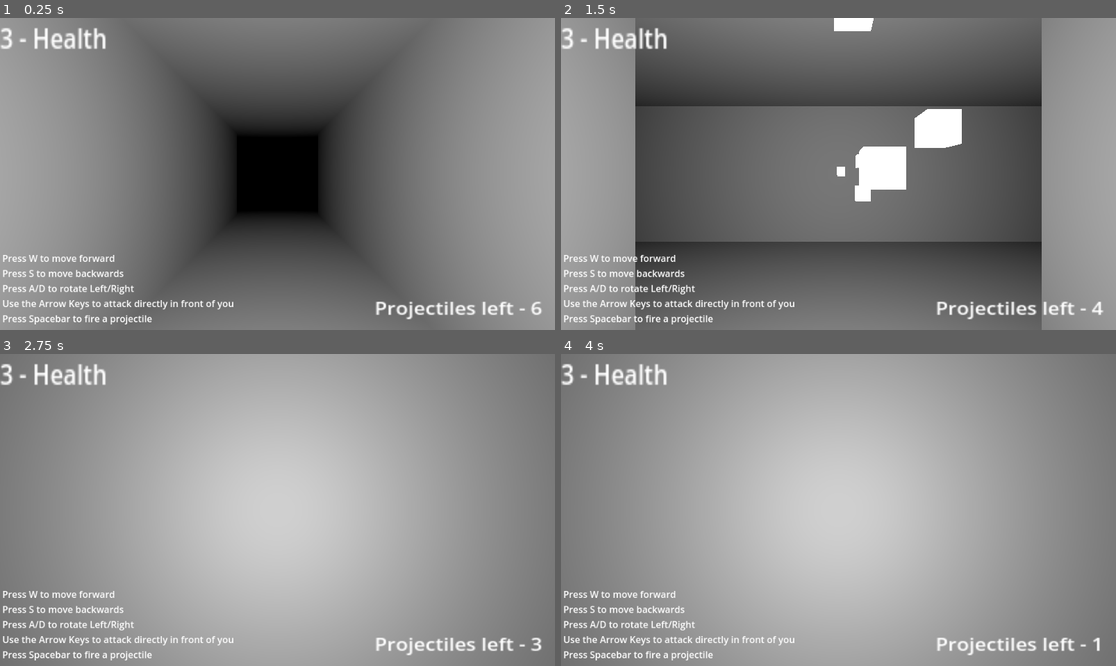
Above: before the commit, frames 1-4 (two rows, left to right).
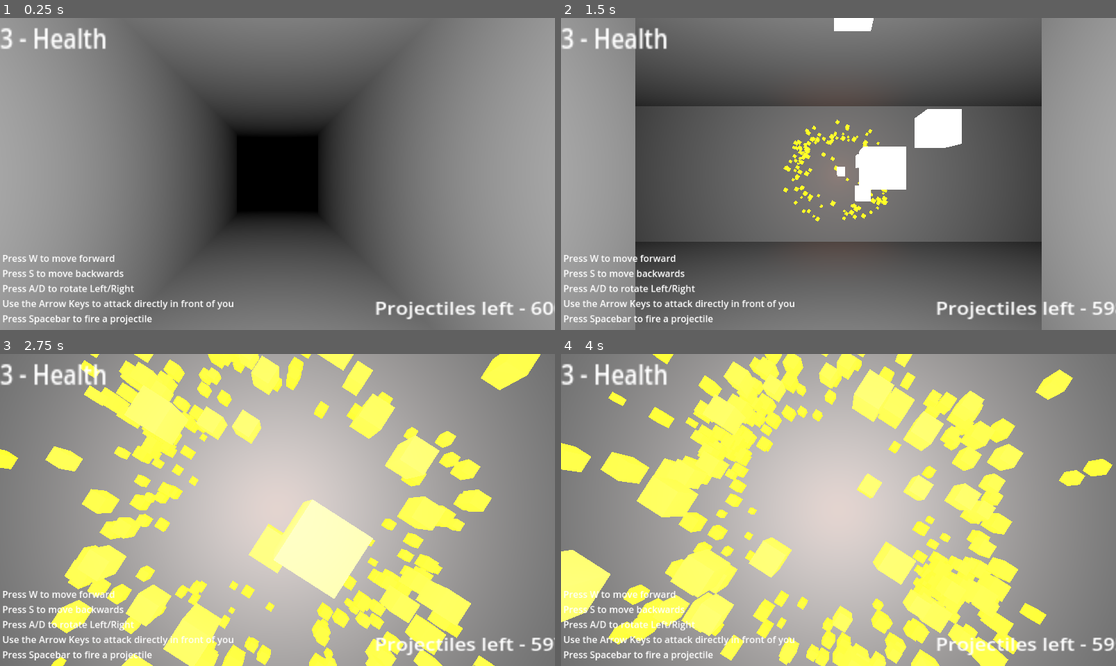
Above: after the commit, the same moments.

Repository: kyle-stevens/fp-dungeon-crawler
Game: Godot game, scene res://demo_map.tscn
Same seed, same stepped clock (60 frames per second), same inputs: the game is played once before the commit and once after it. The engine's default icon, where the game draws it, is replaced by a stand-in: a white triangle on a blue panel in a dark square.
Inputs:
- Up to frame 1 (0.25 s): no input
- Up to frame 2 (1.5 s): tap W (walk) at 0.5, 1.25 s; hold Right (attack_right) 0.53-1.28 s; tap Space (fire) at 0.6, 1.35 s; hold Down (attack_down) from 1.28 s (still down)
- Up to frame 3 (2.75 s): tap W (walk) at 2 s; release Down (attack_down) at 2.03 s; hold Right (attack_right) from 2.03 s (still down); tap Enter (interact) at 2.1 s; tap Space (fire) at 2.3 s
- Up to frame 4 (4 s): tap W (walk) at 2.75, 2.85, 3.5 s; release Right (attack_right) at 2.78 s; hold Up (attack_up) 2.78-3.53 s; tap Space (fire) at 3.05, 3.6 s; hold Left (attack_left) from 3.53 s (still down)

The runs differ from the first frame. In frame 1, less than 0.1% of the frame differs, in the area x 97-100%, y 90-96%; in frame 2, 0.8%; in frame 3, 26%; in frame 4, 29%, in the area x 0-100%, y 0-100%.

Commit message:
RC Godot 4 updates to fix some bugs.

Diff:
--- a/MainMenu.gd
+++ b/MainMenu.gd
@@ -12,7 +12,7 @@
 
 
 func _on_start_game_button_pressed():
-	pass # Replace with function body.
+	get_tree().change_scene_to_file("res://demo_map.tscn")
 
 
 func _on_load_game_button_pressed():
@@ -24,4 +24,4 @@
 
 
 func _on_quit_button_pressed():
-	pass # Replace with function body.
+	self.queue_free() # not working quite right, closes scene, but leaves game executable open
--- a/explorer.gd
+++ b/explorer.gd
@@ -21,7 +21,7 @@
 var shield
 var shoulders
 var health : int = 3
-var ammunition : int = 6
+var ammunition : int = 600
 
 # Called when the node enters the scene tree for the first time.
 func _ready():
--- a/explosion.gd
+++ b/explosion.gd
@@ -4,6 +4,7 @@
 # Called when the node enters the scene tree for the first time.
 func _ready():
 	pass # Replace with function body.
+	print("explosion")
 
 
 # Called every frame. 'delta' is the elapsed time since the previous frame.
--- a/main_menu.tscn
+++ b/main_menu.tscn
@@ -7,39 +7,36 @@
 anchors_preset = 15
 anchor_right = 1.0
 anchor_bottom = 1.0
+grow_horizontal = 2
+grow_vertical = 2
 script = ExtResource("1_sd54b")
 
 [node name="ColorRect" type="ColorRect" parent="."]
+layout_mode = 0
 offset_right = 1920.0
 offset_bottom = 1080.0
 
 [node name="VBoxContainer" type="VBoxContainer" parent="."]
+layout_mode = 0
 offset_left = 20.0
 offset_top = 20.0
 offset_right = 116.0
 offset_bottom = 156.0
 
 [node name="StartGameButton" type="Button" parent="VBoxContainer"]
-offset_right = 96.0
-offset_bottom = 31.0
+layout_mode = 2
 text = "Start Game"
 
 [node name="LoadGameButton" type="Button" parent="VBoxContainer"]
-offset_top = 35.0
-offset_right = 96.0
-offset_bottom = 66.0
+layout_mode = 2
 text = "Load Game"
 
 [node name="SettingsButton" type="Button" parent="VBoxContainer"]
-offset_top = 70.0
-offset_right = 96.0
-offset_bottom = 101.0
+layout_mode = 2
 text = "Settings"
 
 [node name="QuitButton" type="Button" parent="VBoxContainer"]
-offset_top = 105.0
-offset_right = 96.0
-offset_bottom = 136.0
+layout_mode = 2
 text = "Quit Game"
 
 [connection signal="pressed" from="VBoxContainer/StartGameButton" to="." method="_on_start_game_button_pressed"]
--- a/project.godot
+++ b/project.godot
@@ -31,12 +31,12 @@
 
 turn_left={
 "deadzone": 0.5,
-"events": [Object(InputEventKey,"resource_local_to_scene":false,"resource_name":"","device":0,"window_id":0,"alt_pressed":false,"shift_pressed":false,"ctrl_pressed":false,"meta_pressed":false,"pressed":false,"keycode":0,"physical_keycode":65,"unicode":0,"echo":false,"script":null)
+"events": [Object(InputEventKey,"resource_local_to_scene":false,"resource_name":"","device":0,"window_id":0,"alt_pressed":false,"shift_pressed":false,"ctrl_pressed":false,"meta_pressed":false,"pressed":false,"keycode":0,"physical_keycode":65,"key_label":0,"unicode":0,"echo":false,"script":null)
 ]
 }
 turn_right={
 "deadzone": 0.5,
-"events": [Object(InputEventKey,"resource_local_to_scene":false,"resource_name":"","device":0,"window_id":0,"alt_pressed":false,"shift_pressed":false,"ctrl_pressed":false,"meta_pressed":false,"pressed":false,"keycode":0,"physical_keycode":68,"unicode":0,"echo":false,"script":null)
+"events": [Object(InputEventKey,"resource_local_to_scene":false,"resource_name":"","device":0,"window_id":0,"alt_pressed":false,"shift_pressed":false,"ctrl_pressed":false,"meta_pressed":false,"pressed":false,"keycode":0,"physical_keycode":68,"key_label":0,"unicode":0,"echo":false,"script":null)
 ]
 }
 turn_180={
@@ -45,62 +45,62 @@
 }
 walk={
 "deadzone": 0.5,
-"events": [Object(InputEventKey,"resource_local_to_scene":false,"resource_name":"","device":0,"window_id":0,"alt_pressed":false,"shift_pressed":false,"ctrl_pressed":false,"meta_pressed":false,"pressed":false,"keycode":0,"physical_keycode":87,"unicode":0,"echo":false,"script":null)
+"events": [Object(InputEventKey,"resource_local_to_scene":false,"resource_name":"","device":0,"window_id":0,"alt_pressed":false,"shift_pressed":false,"ctrl_pressed":false,"meta_pressed":false,"pressed":false,"keycode":0,"physical_keycode":87,"key_label":0,"unicode":0,"echo":false,"script":null)
 ]
 }
 run={
 "deadzone": 0.5,
-"events": [Object(InputEventKey,"resource_local_to_scene":false,"resource_name":"","device":0,"window_id":0,"alt_pressed":false,"shift_pressed":true,"ctrl_pressed":false,"meta_pressed":false,"pressed":false,"keycode":0,"physical_keycode":87,"unicode":0,"echo":false,"script":null)
+"events": [Object(InputEventKey,"resource_local_to_scene":false,"resource_name":"","device":0,"window_id":0,"alt_pressed":false,"shift_pressed":true,"ctrl_pressed":false,"meta_pressed":false,"pressed":false,"keycode":0,"physical_keycode":87,"key_label":0,"unicode":0,"echo":false,"script":null)
 ]
 }
 fire={
 "deadzone": 0.5,
-"events": [Object(InputEventKey,"resource_local_to_scene":false,"resource_name":"","device":0,"window_id":0,"alt_pressed":false,"shift_pressed":false,"ctrl_pressed":false,"meta_pressed":false,"pressed":false,"keycode":0,"physical_keycode":32,"unicode":0,"echo":false,"script":null)
+"events": [Object(InputEventKey,"resource_local_to_scene":false,"resource_name":"","device":0,"window_id":0,"alt_pressed":false,"shift_pressed":false,"ctrl_pressed":false,"meta_pressed":false,"pressed":false,"keycode":0,"physical_keycode":32,"key_label":0,"unicode":0,"echo":false,"script":null)
 ]
 }
 toggle_light={
 "deadzone": 0.5,
-"events": [Object(InputEventKey,"resource_local_to_scene":false,"resource_name":"","device":0,"window_id":0,"alt_pressed":false,"shift_pressed":false,"ctrl_pressed":false,"meta_pressed":false,"pressed":false,"keycode":0,"physical_keycode":70,"unicode":0,"echo":false,"script":null)
+"events": [Object(InputEventKey,"resource_local_to_scene":false,"resource_name":"","device":0,"window_id":0,"alt_pressed":false,"shift_pressed":false,"ctrl_pressed":false,"meta_pressed":false,"pressed":false,"keycode":0,"physical_keycode":70,"key_label":0,"unicode":0,"echo":false,"script":null)
 ]
 }
 attack_up={
 "deadzone": 0.5,
-"events": [Object(InputEventKey,"resource_local_to_scene":false,"resource_name":"","device":0,"window_id":0,"alt_pressed":false,"shift_pressed":false,"ctrl_pressed":false,"meta_pressed":false,"pressed":false,"keycode":0,"physical_keycode":4194320,"unicode":0,"echo":false,"script":null)
+"events": [Object(InputEventKey,"resource_local_to_scene":false,"resource_name":"","device":0,"window_id":0,"alt_pressed":false,"shift_pressed":false,"ctrl_pressed":false,"meta_pressed":false,"pressed":false,"keycode":0,"physical_keycode":4194320,"key_label":0,"unicode":0,"echo":false,"script":null)
 ]
 }
 attack_left={
 "deadzone": 0.5,
-"events": [Object(InputEventKey,"resource_local_to_scene":false,"resource_name":"","device":0,"window_id":0,"alt_pressed":false,"shift_pressed":false,"ctrl_pressed":false,"meta_pressed":false,"pressed":false,"keycode":0,"physical_keycode":4194319,"unicode":0,"echo":false,"script":null)
+"events": [Object(InputEventKey,"resource_local_to_scene":false,"resource_name":"","device":0,"window_id":0,"alt_pressed":false,"shift_pressed":false,"ctrl_pressed":false,"meta_pressed":false,"pressed":false,"keycode":0,"physical_keycode":4194319,"key_label":0,"unicode":0,"echo":false,"script":null)
 ]
 }
 attack_right={
 "deadzone": 0.5,
-"events": [Object(InputEventKey,"resource_local_to_scene":false,"resource_name":"","device":0,"window_id":0,"alt_pressed":false,"shift_pressed":false,"ctrl_pressed":false,"meta_pressed":false,"pressed":false,"keycode":0,"physical_keycode":4194321,"unicode":0,"echo":false,"script":null)
+"events": [Object(InputEventKey,"resource_local_to_scene":false,"resource_name":"","device":0,"window_id":0,"alt_pressed":false,"shift_pressed":false,"ctrl_pressed":false,"meta_pressed":false,"pressed":false,"keycode":0,"physical_keycode":4194321,"key_label":0,"unicode":0,"echo":false,"script":null)
 ]
 }
 attack_down={
 "deadzone": 0.5,
-"events": [Object(InputEventKey,"resource_local_to_scene":false,"resource_name":"","device":0,"window_id":0,"alt_pressed":false,"shift_pressed":false,"ctrl_pressed":false,"meta_pressed":false,"pressed":false,"keycode":0,"physical_keycode":4194322,"unicode":0,"echo":false,"script":null)
+"events": [Object(InputEventKey,"resource_local_to_scene":false,"resource_name":"","device":0,"window_id":0,"alt_pressed":false,"shift_pressed":false,"ctrl_pressed":false,"meta_pressed":false,"pressed":false,"keycode":0,"physical_keycode":4194322,"key_label":0,"unicode":0,"echo":false,"script":null)
 ]
 }
 interact={
 "deadzone": 0.5,
-"events": [Object(InputEventKey,"resource_local_to_scene":false,"resource_name":"","device":0,"window_id":0,"alt_pressed":false,"shift_pressed":false,"ctrl_pressed":false,"meta_pressed":false,"pressed":false,"keycode":0,"physical_keycode":4194309,"unicode":0,"echo":false,"script":null)
+"events": [Object(InputEventKey,"resource_local_to_scene":false,"resource_name":"","device":0,"window_id":0,"alt_pressed":false,"shift_pressed":false,"ctrl_pressed":false,"meta_pressed":false,"pressed":false,"keycode":0,"physical_keycode":4194309,"key_label":0,"unicode":0,"echo":false,"script":null)
 ]
 }
 strafe_left={
 "deadzone": 0.5,
-"events": [Object(InputEventKey,"resource_local_to_scene":false,"resource_name":"","device":0,"window_id":0,"alt_pressed":false,"shift_pressed":false,"ctrl_pressed":false,"meta_pressed":false,"pressed":false,"keycode":0,"physical_keycode":81,"unicode":0,"echo":false,"script":null)
+"events": [Object(InputEventKey,"resource_local_to_scene":false,"resource_name":"","device":0,"window_id":0,"alt_pressed":false,"shift_pressed":false,"ctrl_pressed":false,"meta_pressed":false,"pressed":false,"keycode":0,"physical_keycode":81,"key_label":0,"unicode":0,"echo":false,"script":null)
 ]
 }
 strafe_right={
 "deadzone": 0.5,
-"events": [Object(InputEventKey,"resource_local_to_scene":false,"resource_name":"","device":0,"window_id":0,"alt_pressed":false,"shift_pressed":false,"ctrl_pressed":false,"meta_pressed":false,"pressed":false,"keycode":0,"physical_keycode":69,"unicode":0,"echo":false,"script":null)
+"events": [Object(InputEventKey,"resource_local_to_scene":false,"resource_name":"","device":0,"window_id":0,"alt_pressed":false,"shift_pressed":false,"ctrl_pressed":false,"meta_pressed":false,"pressed":false,"keycode":0,"physical_keycode":69,"key_label":0,"unicode":0,"echo":false,"script":null)
 ]
 }
 walk_back={
 "deadzone": 0.5,
-"events": [Object(InputEventKey,"resource_local_to_scene":false,"resource_name":"","device":0,"window_id":0,"alt_pressed":false,"shift_pressed":false,"ctrl_pressed":false,"meta_pressed":false,"pressed":false,"keycode":0,"physical_keycode":83,"unicode":0,"echo":false,"script":null)
+"events": [Object(InputEventKey,"resource_local_to_scene":false,"resource_name":"","device":0,"window_id":0,"alt_pressed":false,"shift_pressed":false,"ctrl_pressed":false,"meta_pressed":false,"pressed":false,"keycode":0,"physical_keycode":83,"key_label":0,"unicode":0,"echo":false,"script":null)
 ]
 }
 
--- a/shot.gd
+++ b/shot.gd
@@ -17,6 +17,11 @@
 
 func _on_body_entered(body):
 	if body != self.shooter:
+		var explosion = preload("res://explosion.tscn").instantiate()
+		explosion.emitting = true
+		explosion.position = self.position
+		explosion.rotation = self.basis.z
+		get_tree().root.add_child(explosion)
 		if body.type == Globals.EntityType.ENEMY:
 	#		print("Hit Enemy")
 			body.attacked("shot")
@@ -30,10 +35,10 @@
 			queue_free()
 
 
-func _on_tree_exiting():
-	print("exiting tree")
-	var explosion = preload("res://explosion.tscn").instantiate()
-	explosion.emitting = true
-	explosion.position = self.position
-	explosion.rotation = self.basis.z
-	get_tree().root.add_child(explosion)
+#func _on_tree_exiting(): # stopped working in release candidate for some reason
+#	print("exiting tree")
+#	var explosion = preload("res://explosion.tscn").instantiate()
+#	explosion.emitting = true
+#	explosion.position = self.position
+#	explosion.rotation = self.basis.z
+#	get_tree().root.add_child(explosion)
Not shown, changed: icon.svg.import
Not shown, changed: turret_range.png.import
